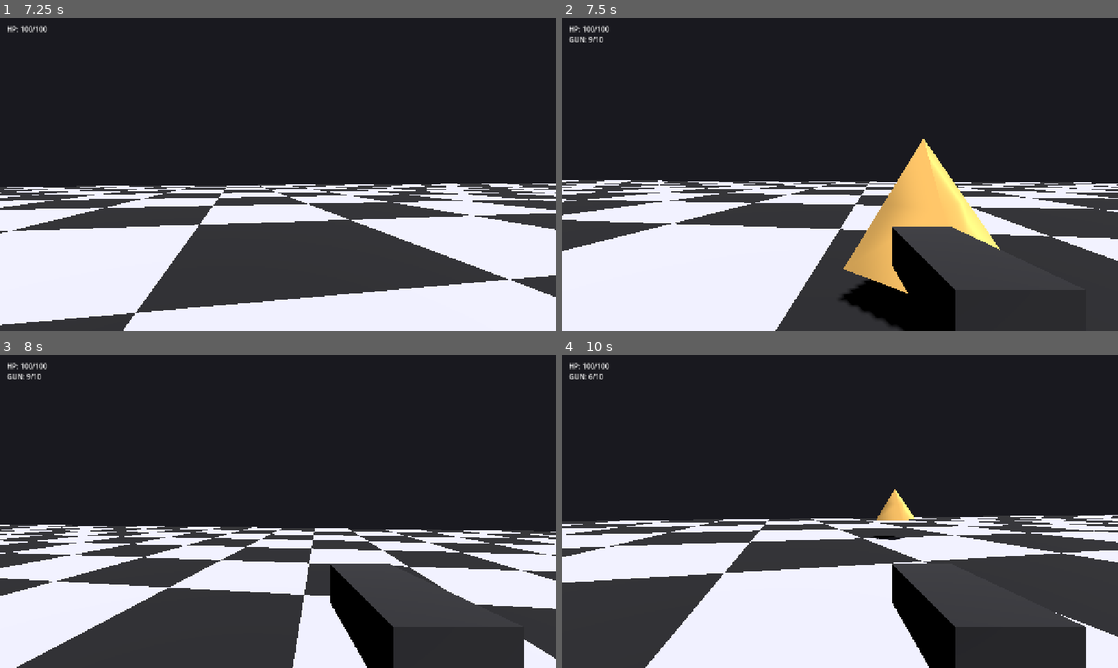
Above: before the commit, frames 1-4 (two rows, left to right).
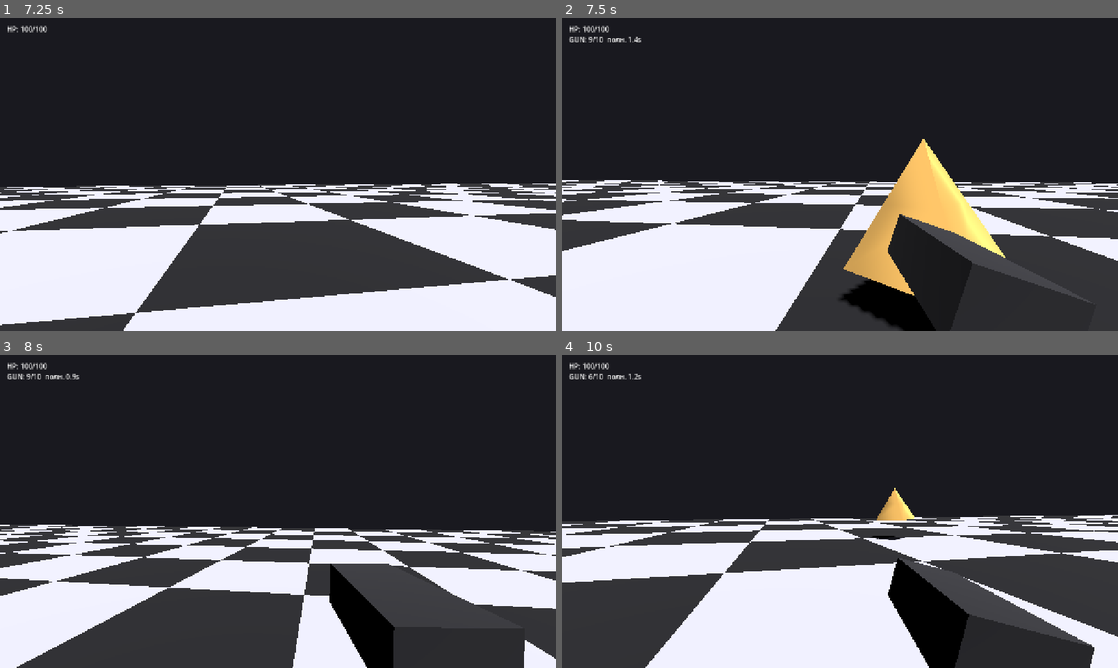
Above: after the commit, the same moments.

Repository: radomirsky/190K-G.O.P
Game: Godot game, scene res://main.tscn
Two runs of this game, one before a commit and one after it. Both use one fixed random seed, a clock stepped at 60 frames per second and the inputs below.
Inputs (mouse positions are in pixels of both pictures, inside the frame that each line leads up to):
- Up to frame 1 (7.25 s): tap Enter at 0.5 s; move the mouse to (305, 174) at 0.52 s; hold W 0.53-5.78 s; tap E at 0.6 s; click (305, 174) at 0.67 s; tap Space at 0.77, 1.52, 3.02, 3.77, 4.52, 6.02, 6.77 s; move the mouse to (250, 174) at 1.27 s; tap Shift at 1.35 s; click (250, 174) at 1.42 s; move the mouse to (289, 168) at 2.02 s; tap C at 2.1 s; click (289, 168) at 2.17 s; move the mouse to (272, 180) at 2.77 s; tap Q at 2.85 s; click (272, 180) at 2.92 s; move the mouse to (316, 177) at 3.52 s; hold Ctrl 3.53-4.28 s; click (316, 177) at 3.67 s; move the mouse to (233, 171) at 4.27 s; tap R at 4.35 s; click (233, 171) at 4.42 s; move the mouse to (283, 174) at 5.02 s; tap Z at 5.1 s; click (283, 174) at 5.17 s; move the mouse to (255, 168) at 5.77 s; hold D 5.78-6.53 s; tap X at 5.85 s; click (255, 168) at 5.92 s; move the mouse to (305, 174) at 6.52 s; hold W from 6.53 s (still down); tap B at 6.6 s; click (305, 174) at 6.67 s
- Up to frame 2 (7.5 s): keep holding W; move the mouse to (812, 174) at 7.27 s; tap G at 7.35 s; click (812, 174) at 7.42 s
- Up to frame 3 (8 s): keep holding W; tap Space at 7.52 s
- Up to frame 4 (10 s): move the mouse to (851, 505) at 8.02 s; tap E at 8.1 s; click (851, 505) at 8.17 s; move the mouse to (834, 517) at 8.77 s; release W at 8.78 s; hold A 8.78-9.53 s; tap Shift at 8.85 s; click (834, 517) at 8.92 s; tap Space at 9.02, 9.77 s; move the mouse to (878, 514) at 9.52 s; hold W from 9.53 s (still down); tap C at 9.6 s; click (878, 514) at 9.67 s

Frame 1 is identical in both runs. In frame 2, 3.4% of the frame differs, in the area x 8-95%, y 6-100%; in frame 3, 0.1%; in frame 4, 1.9%.

Commit message:
Пушка: полное восстановление магазина через таймер после выстрела.
Made-with: Cursor

Diff:
--- a/player.gd
+++ b/player.gd
@@ -35,7 +35,10 @@
 @export var gun_pyramid_speed: float = 26.0
 @export var gun_fire_cooldown_sec: float = 0.12
 @export var gun_mag_size: int = 10
-@export var gun_reload_sec: float = 3.0
+## После любого выстрола, пока магазин не полон: через столько секунд патроны восстанавливаются целиком (таймер сбрасывается при каждом новом выстреле).
+@export_range(0.4, 4.0, 0.05) var gun_full_refill_delay_sec: float = 1.5
+## Короткая анимация «дозарядки» на модели пушки после автопополнения.
+@export_range(0.0, 1.0, 0.05) var gun_refill_finish_anim_sec: float = 0.35
 @export var dash_speed: float = 14.5
 @export var dash_duration_sec: float = 0.14
 @export var dash_cooldown_sec: float = 0.7
@@ -71,6 +74,7 @@
 var _gun_muzzle: Node3D = null
 var _gun_ammo: int = 10
 var _gun_reload: float = 0.0
+var _gun_refill_wait: float = 0.0
 var _dash_t: float = 0.0
 var _dash_cd: float = 0.0
 var _dash_dir: Vector3 = Vector3.ZERO
@@ -143,8 +147,13 @@
 	vp.warp_mouse(r.position + r.size * 0.5)
 	_gun_cd = maxf(_gun_cd - _delta, 0.0)
 	_gun_reload = maxf(_gun_reload - _delta, 0.0)
-	if _gun_reload <= 0.0 and _gun_ammo <= 0:
-		_gun_ammo = gun_mag_size
+	if _gun_ammo < gun_mag_size and _gun_refill_wait > 0.0:
+		_gun_refill_wait = maxf(_gun_refill_wait - _delta, 0.0)
+		if _gun_refill_wait <= 0.0:
+			_gun_ammo = gun_mag_size
+			_gun_refill_wait = 0.0
+			if gun_refill_finish_anim_sec > 0.0:
+				_gun_reload = gun_refill_finish_anim_sec
 	_dash_cd = maxf(_dash_cd - _delta, 0.0)
 	_hp_cd = maxf(_hp_cd - _delta, 0.0)
 
@@ -154,9 +163,15 @@
 	if _gun_enabled:
 		_ensure_gun_nodes()
 		if _gun_node:
+			var t := float(Time.get_ticks_msec()) / 1000.0
+			var k_wait := 0.0
+			if _gun_ammo < gun_mag_size and _gun_refill_wait > 0.0:
+				k_wait = clampf(_gun_refill_wait / maxf(gun_full_refill_delay_sec, 0.01), 0.0, 1.0)
+			var k_fin := 0.0
 			if _gun_reload > 0.0:
-				var t := float(Time.get_ticks_msec()) / 1000.0
-				var k := clampf(_gun_reload / maxf(gun_reload_sec, 0.01), 0.0, 1.0)
+				k_fin = clampf(_gun_reload / maxf(gun_refill_finish_anim_sec, 0.01), 0.0, 1.0)
+			var k := maxf(k_wait, k_fin)
+			if k > 0.0:
 				_gun_node.rotation = Vector3(0.0, 0.0, sin(t * 10.0) * 0.35 * k)
 				_gun_node.position = Vector3(0.25, -0.22, -0.55) + Vector3(0.0, sin(t * 14.0) * 0.02 * k, 0.0)
 			else:
@@ -188,8 +203,8 @@
 		_hp_label.text = "HP: %d/%d" % [_hp, max_hp]
 	if _gun_label:
 		if _gun_enabled:
-			if _gun_reload > 0.0:
-				_gun_label.text = "GUN: RELOAD %.1fs" % [_gun_reload]
+			if _gun_ammo < gun_mag_size and _gun_refill_wait > 0.0:
+				_gun_label.text = "GUN: %d/%d  полн. %.1fs" % [_gun_ammo, gun_mag_size, _gun_refill_wait]
 			else:
 				_gun_label.text = "GUN: %d/%d" % [_gun_ammo, gun_mag_size]
 		else:
@@ -290,15 +305,14 @@
 				if (
 					_gun_enabled
 					and _gun_cd <= 0.0
-					and _gun_reload <= 0.0
 					and _gun_ammo > 0
 					and _world_actions_input_ok()
 				):
 					_fire_gun_pyramid()
 					_gun_cd = gun_fire_cooldown_sec
 					_gun_ammo -= 1
-					if _gun_ammo <= 0:
-						_gun_reload = gun_reload_sec
+					if _gun_ammo < gun_mag_size:
+						_gun_refill_wait = gun_full_refill_delay_sec
 					get_viewport().set_input_as_handled()
 					return
 				if _held:
